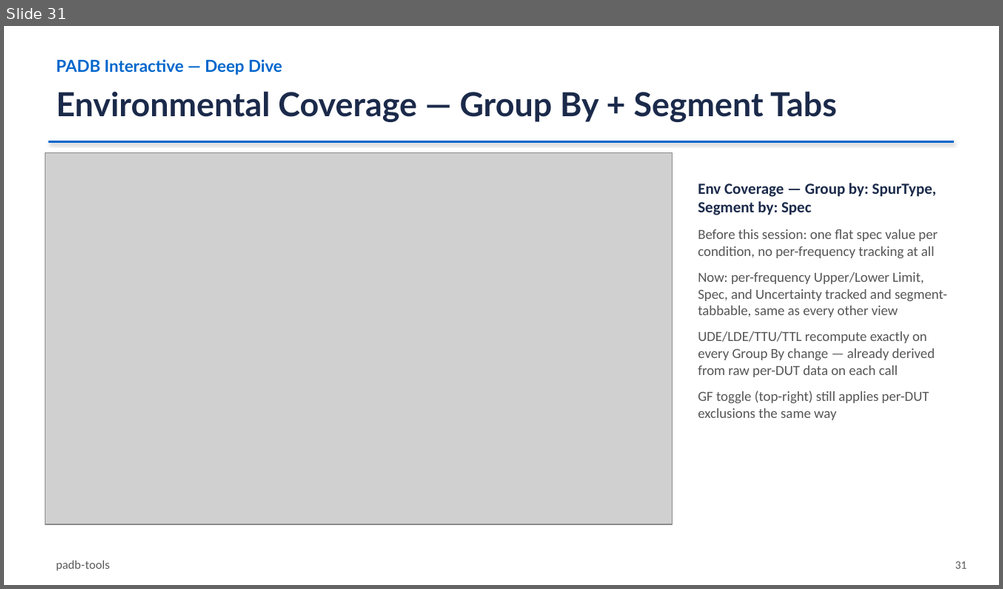
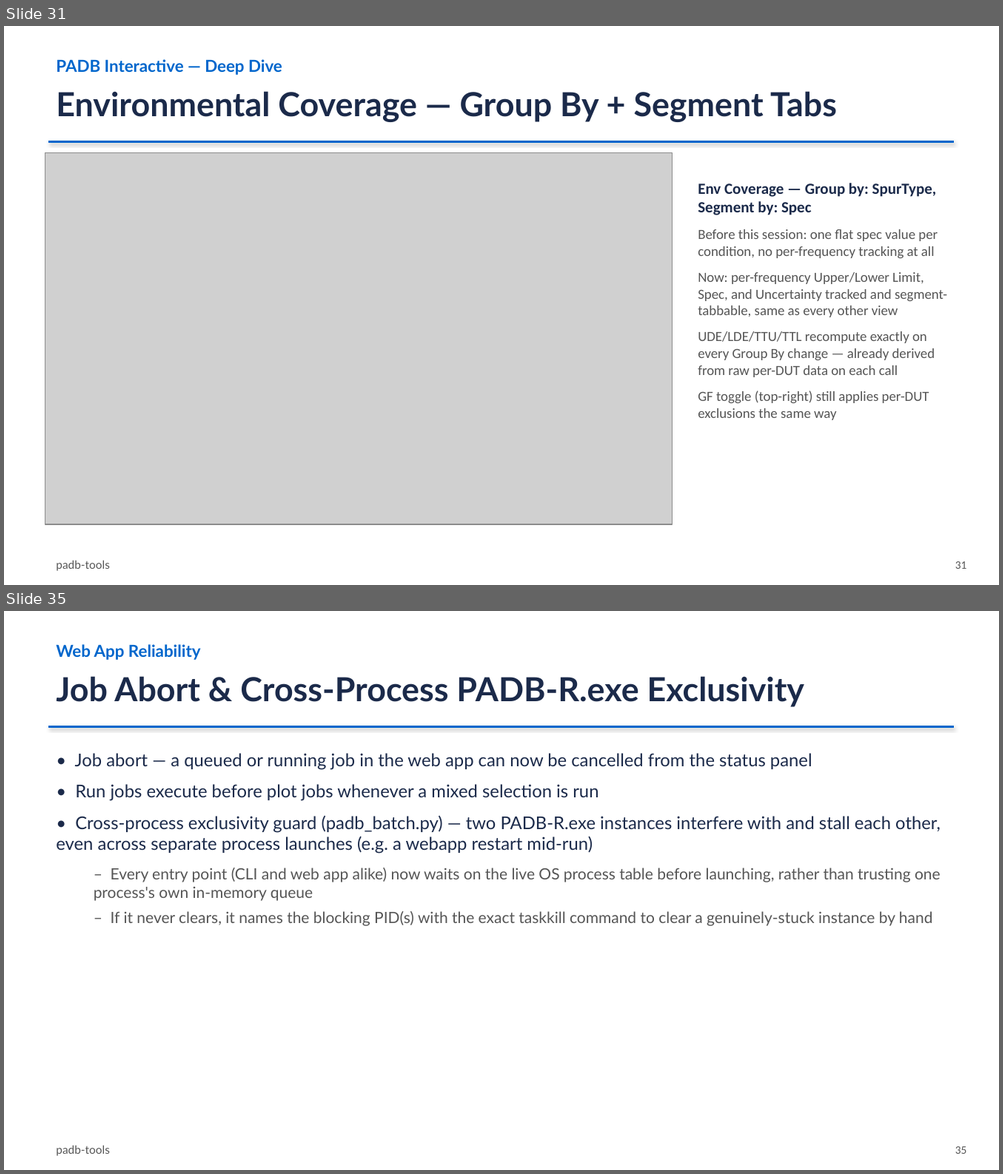
Before and after one commit to damurray/padb-tools, a slide deck: PADB_Simple_and_Interactive.pptx. Shown one above the other, each under a label of ours: slide 31 before the commit, slides 31 and 35 after it; the slides between them are not shown. The pictures are 1003x589 and 1003x1174 pixels, drawn with LibreOffice and Linux fonts; fonts in the diff are those of the drawing; grey boxes stand for pictures. Boxes give left, top, right and bottom in pixels: in the first picture for what was removed or moved away, otherwise in the second. Text is boxed around its words. In the diff, an @@ line names an element or a change of style, - is before the commit and + after.

Commit message:
Regenerate training deck with Aug 6-11 feature slides
Rebuilt PADB_Simple_and_Interactive.pptx from the updated archive/_build_slides.py (45 slides): adds GF export/import, in-page Help panel, padb_csv_check.py, and web app job-abort/exclusivity-guard slides. PDFs (GETTING_STARTED.pdf, PADB_Tools_Guide.pdf) stay gitignored/untracked as before.

```diff
--- a/PADB_Simple_and_Interactive.pptx
+++ b/PADB_Simple_and_Interactive.pptx
@@ slide 35 added at (4, 611, 999, 1170), background #FFFFFF @@
@@ text added at (56, 644, 201, 660), 16 pt, text #0066CC, bold @@
+Web App Reliability
@@ text added at (56, 676, 805, 707), 32 pt, text #1B2A4A, bold @@
+Job Abort & Cross-Process PADB-R.exe Exclusivity
@@ line added from (48, 726) to (954, 726), #0066CC 2.25 pt @@
@@ text added at (56, 753, 940, 926), 17 pt, text #1B2A4A @@
+• Job abort — a queued or running job in the web app can now be cancelled from the status panel
+• Run jobs execute before plot jobs whenever a mixed selection is run
+• Cross-process exclusivity guard (padb_batch.py) — two PADB-R.exe instances interfere with and stall each other, even across separate process launches (e.g. a webapp restart mid-run)
+  – Every entry point (CLI and web app alike) now waits on the live OS process table before launching, rather than trusting one process's own in-memory queue
+  – If it never clears, it names the blocking PID(s) with the exact taskkill command to clear a genuinely-stuck instance by hand
@@ text added at (56, 1145, 110, 1156), 11 pt, text #555555 @@
+padb-tools
@@ text added at (955, 1147, 967, 1154), 11 pt, text #555555 @@
+35
```
Also in this commit, not shown: 9 slides changed, 3 other slides added.
